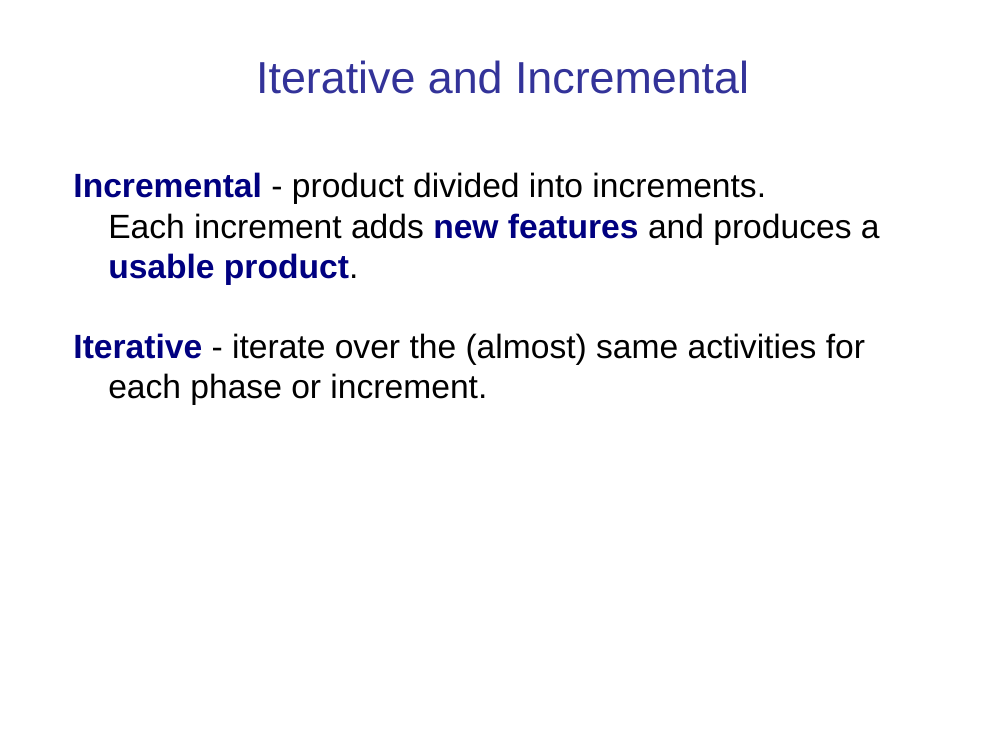
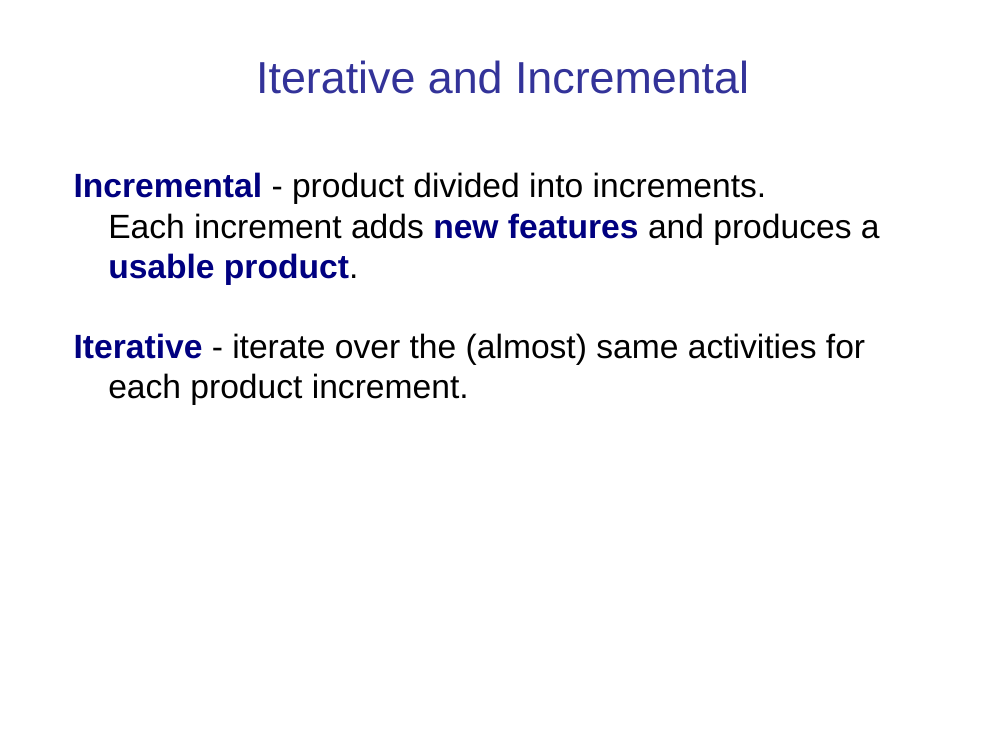
Before and after one commit to cpske/ISP, a slide deck: slide 36 of software-process/Introduction-software-process.ppt. Drawn at 1008x756 pixels with LibreOffice and Linux fonts; fonts in the diff are those of the drawing. Boxes give left, top, right and bottom in pixels: in the first picture for what was removed or moved away, otherwise in the second. Text is boxed around its words. In the diff, an @@ line names an element or a change of style, - is before the commit and + after.

```diff
--- a/software-process/Introduction-software-process.ppt
+++ b/software-process/Introduction-software-process.ppt
@@ text at <box>74,333,865,405</box>: text changed @@
-Iterative - iterate over the (almost) same activities for each phase or increment.
+Iterative - iterate over the (almost) same activities for each product increment.
```
Also in this commit, not shown: 12 other slides changed, 3 slides added, 1 slide removed, 7 other files.
